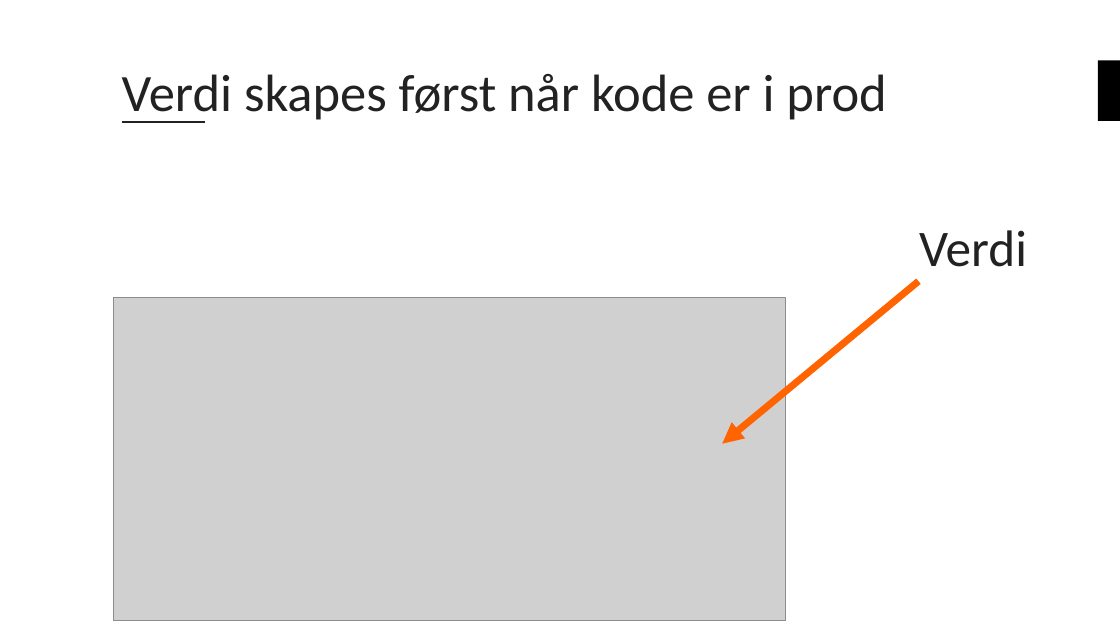
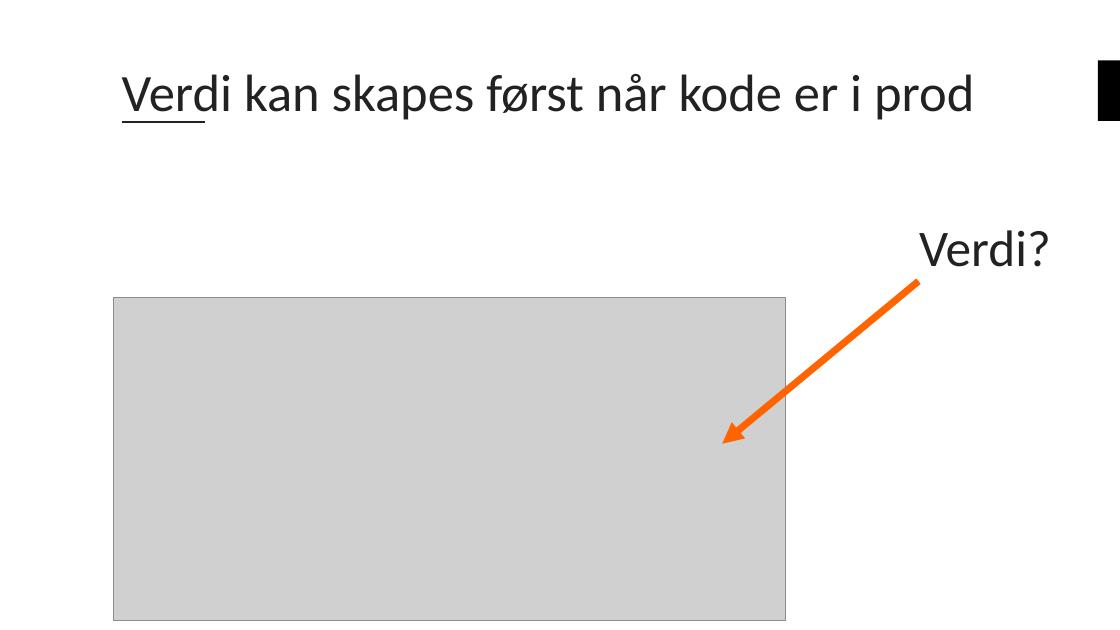
Before and after one commit to bouvet/azure-workshops, a slide deck: slide 8 of Workshop_2/Presentasjon/Azureskolen-Workshop#2.pptx (slide 7 before the commit). Drawn at 1120x630 pixels with LibreOffice and Linux fonts; fonts in the diff are those of the drawing; grey boxes stand for pictures; background and template pictures are left out. Boxes give left, top, right and bottom in pixels: in the first picture for what was removed or moved away, otherwise in the second. Text is boxed around its words. In the diff, an @@ line names an element or a change of style, - is before the commit and + after.

```diff
--- a/Workshop_2/Presentasjon/Azureskolen-Workshop#2.pptx
+++ b/Workshop_2/Presentasjon/Azureskolen-Workshop#2.pptx
@@ title at box(122, 74, 974, 123): text changed @@
-Verdi skapes først når kode er i prod
+Verdi kan skapes først når kode er i prod
@@ text at box(919, 230, 1051, 267): text changed @@
-Verdi
+Verdi?
```
Also in this commit, not shown: 2 other slides changed, 4 slides added, 2 slides removed.
